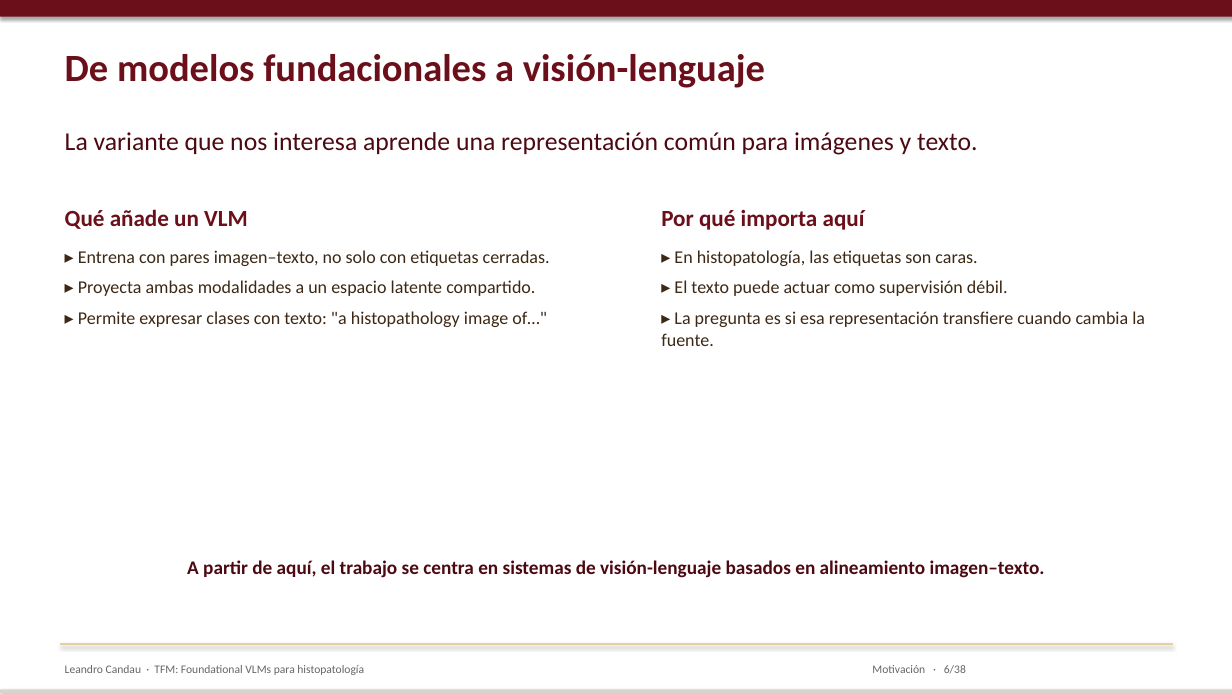
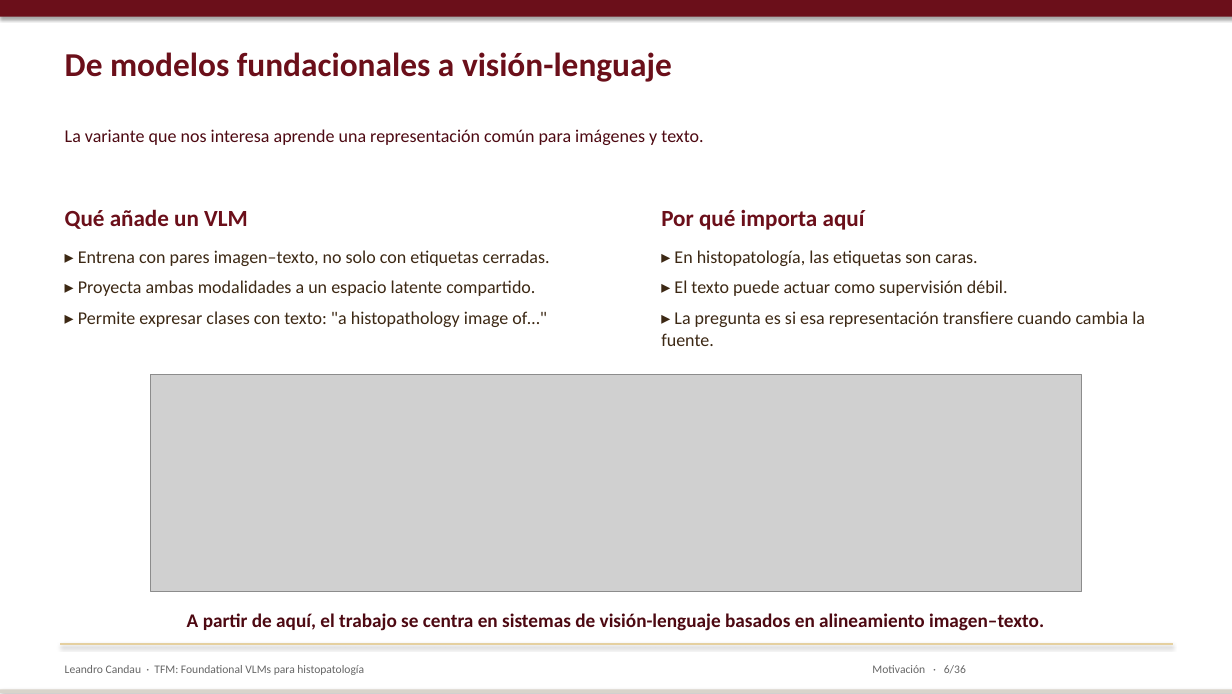
Before and after one commit to lcandau/histopathology-clip-lab, a slide deck: slide 6 of report/TFM_defense.pptx. Drawn at 1232x694 pixels with LibreOffice and Linux fonts; fonts in the diff are those of the drawing; grey boxes stand for pictures. Boxes give left, top, right and bottom in pixels: in the first picture for what was removed or moved away, otherwise in the second. Text is boxed around its words. In the diff, an @@ line names an element or a change of style, - is before the commit and + after.

```diff
--- a/report/TFM_defense.pptx
+++ b/report/TFM_defense.pptx
@@ text "De modelos fundacionales a visión-lenguaje" at <box>65,52,672,82</box>: size 30 to 26 pt @@
@@ text "La variante que nos interesa ..." at <box>65,129,703,145</box>: size 20 to 14 pt @@
@@ picture added at <box>151,375,1081,591</box> @@
@@ text "A partir de aquí, el ...": place and size @@
-text "A partir de aquí, el ..." at <box>187,560,1045,578</box>
+text "A partir de aquí, el ..." at <box>187,613,1044,631</box>
```
Also in this commit, not shown: 28 other slides changed, 1 slide added, 3 slides removed.
